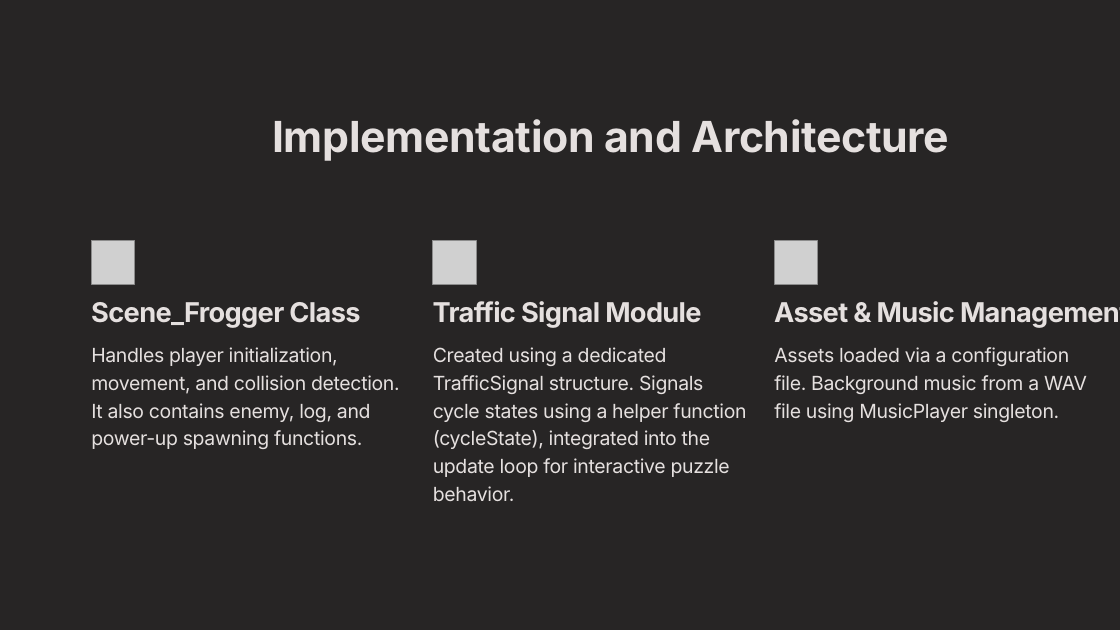
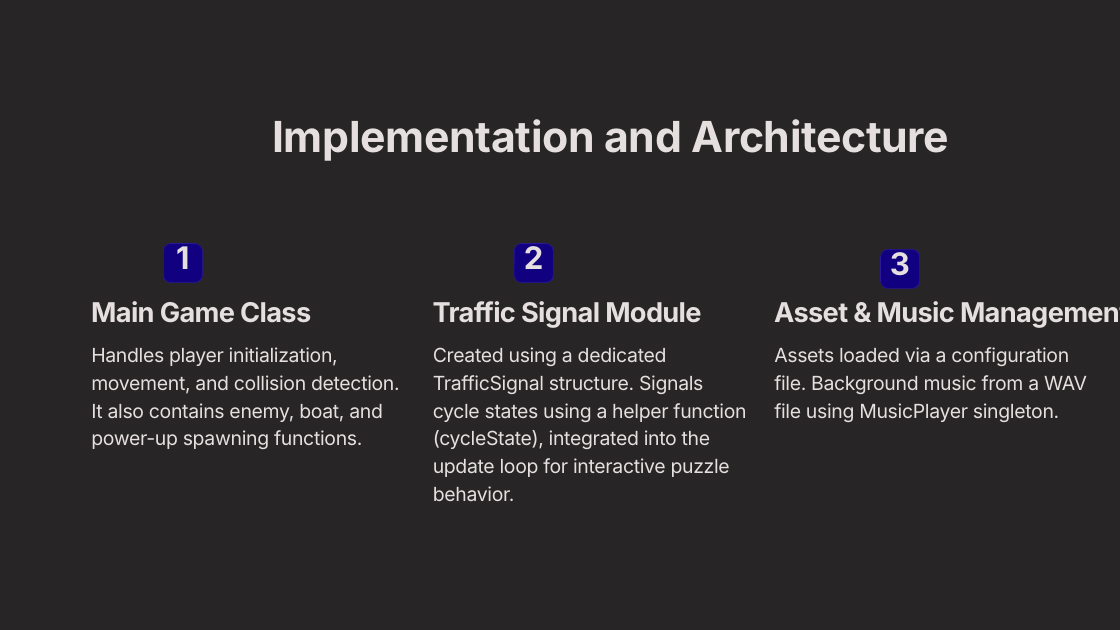
Before and after one commit to RUDRAPATEL19/Game-Project, a slide deck: slide 4 of Document/PrototypePresentaion_RudraPatel.pptx. Drawn at 1120x630 pixels with LibreOffice and Linux fonts; fonts in the diff are those of the drawing; grey boxes stand for pictures; background and template pictures are left out. Boxes give left, top, right and bottom in pixels: in the first picture for what was removed or moved away, otherwise in the second. Text is boxed around its words. In the diff, an @@ line names an element or a change of style, - is before the commit and + after.

```diff
--- a/Document/PrototypePresentaion_RudraPatel.pptx
+++ b/Document/PrototypePresentaion_RudraPatel.pptx
@@ picture removed at bbox=[91, 241, 134, 284] @@
@@ rounded rectangle added at bbox=[163, 244, 202, 283], fill #110080, outline #2A1999 0.6 pt @@
@@ text added at bbox=[176, 242, 189, 269], 32 pt, text #E5E0DF, bold @@
+1
@@ picture removed at bbox=[433, 241, 476, 284] @@
@@ rounded rectangle added at bbox=[514, 244, 554, 283], fill #110080, outline #2A1999 0.6 pt @@
@@ text added at bbox=[524, 242, 544, 269], 32 pt, text #E5E0DF, bold @@
+2
@@ picture removed at bbox=[774, 241, 818, 284] @@
@@ rounded rectangle added at bbox=[881, 249, 920, 288], fill #110080, outline #2A1999 0.6 pt @@
@@ text added at bbox=[890, 248, 910, 276], 32 pt, text #E5E0DF, bold @@
+3
@@ text at bbox=[91, 301, 311, 323]: text changed @@
-Scene_Frogger Class
+Main Game Class
@@ text at bbox=[91, 347, 400, 449]: text changed @@
-Handles player initialization, movement, and collision detection. It also contains enemy, log, and power-up spawning functions.
+Handles player initialization, movement, and collision detection. It also contains enemy, boat, and power-up spawning functions.
```
Also in this commit, not shown: 2 other slides changed.
